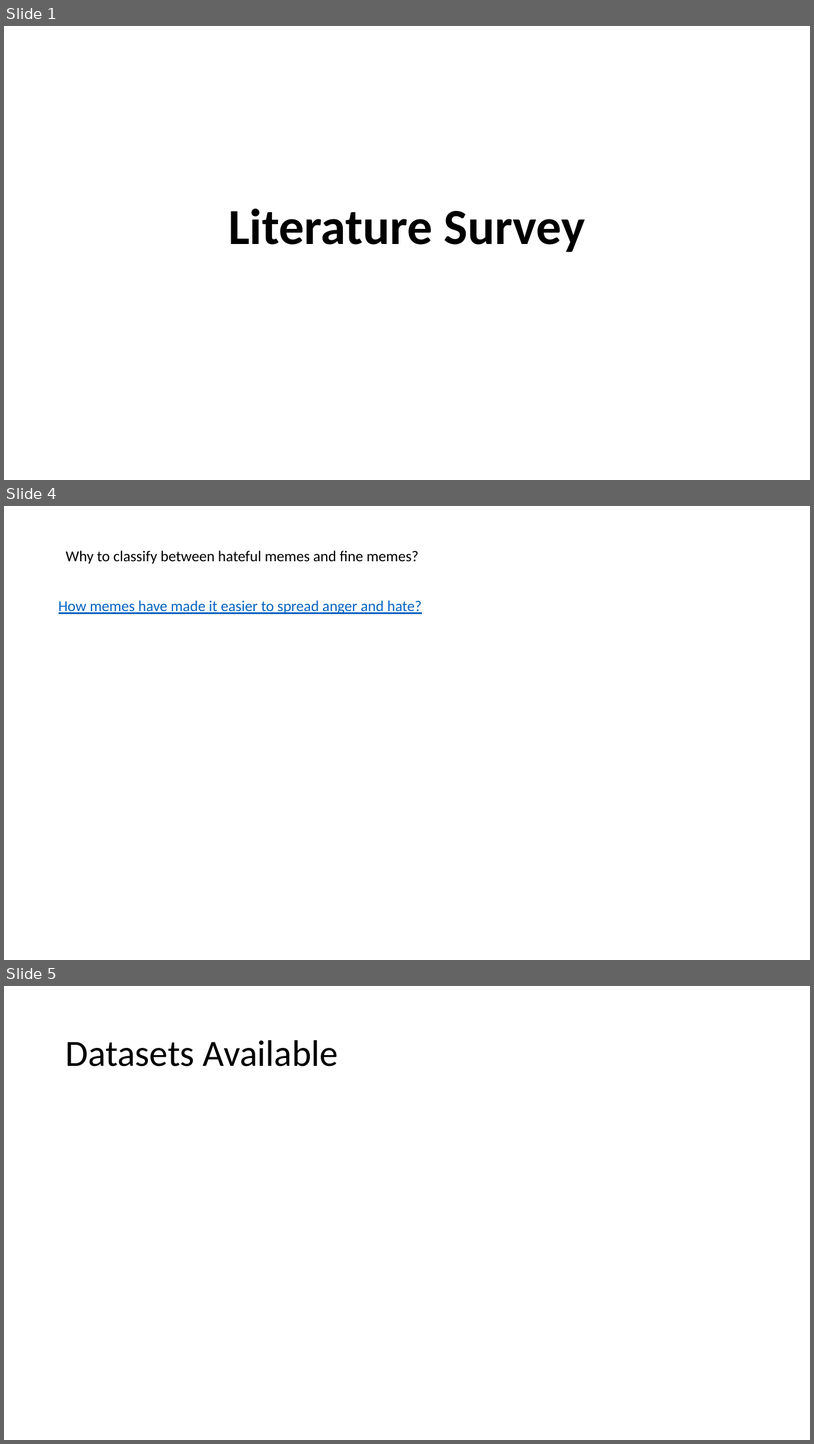
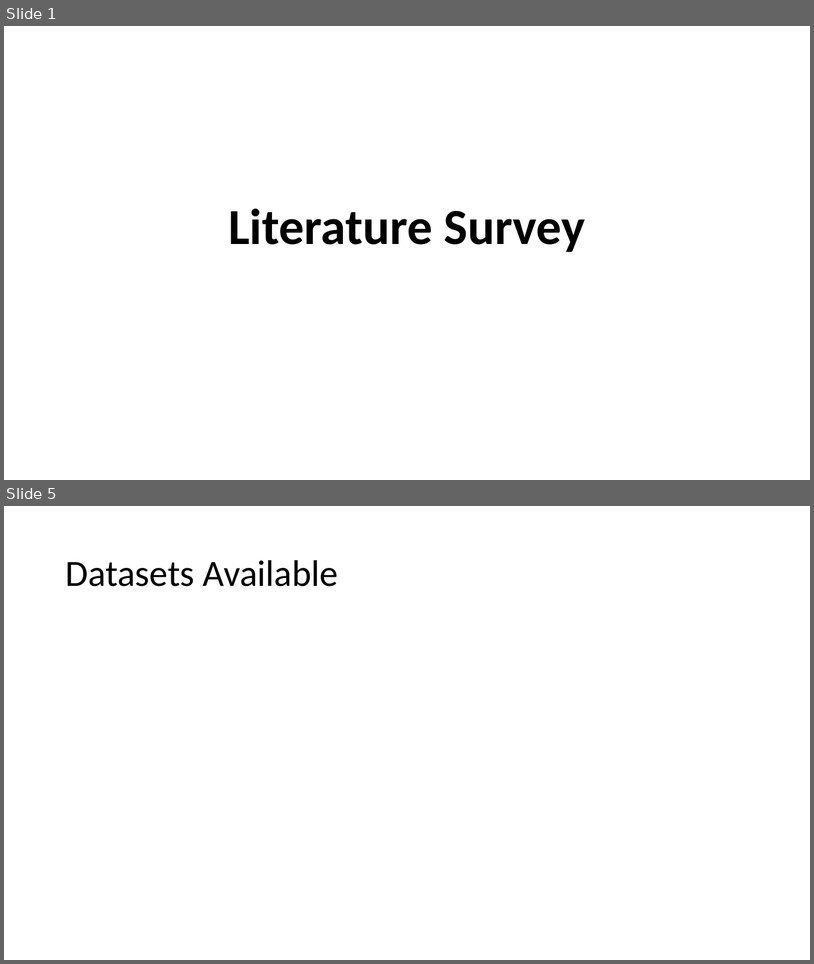
Before and after one commit to VarunBohara/Mini-Project-Documents, a slide deck: Literature Survey.pptx. Shown one above the other, each under a label of ours: slides 1, 4 and 5 before the commit, slides 1 and 5 after it; the slides between them are not shown. The pictures are 814x1444 and 814x964 pixels, drawn with LibreOffice and Linux fonts; fonts in the diff are those of the drawing. Boxes give left, top, right and bottom in pixels: in the first picture for what was removed or moved away, otherwise in the second. Text is boxed around its words. In the diff, an @@ line names an element or a change of style, - is before the commit and + after.

```diff
--- a/Literature Survey.pptx
+++ b/Literature Survey.pptx
@@ slide 4 removed at (4, 506, 810, 960), background #FFFFFF @@
@@ text removed at (66, 550, 419, 564) @@
-Why to classify between hateful memes and fine memes?
@@ text removed at (59, 600, 422, 614) @@
-How memes have made it easier to spread anger and hate?
```
Also in this commit, not shown: 2 slides changed, 1 slide added.
